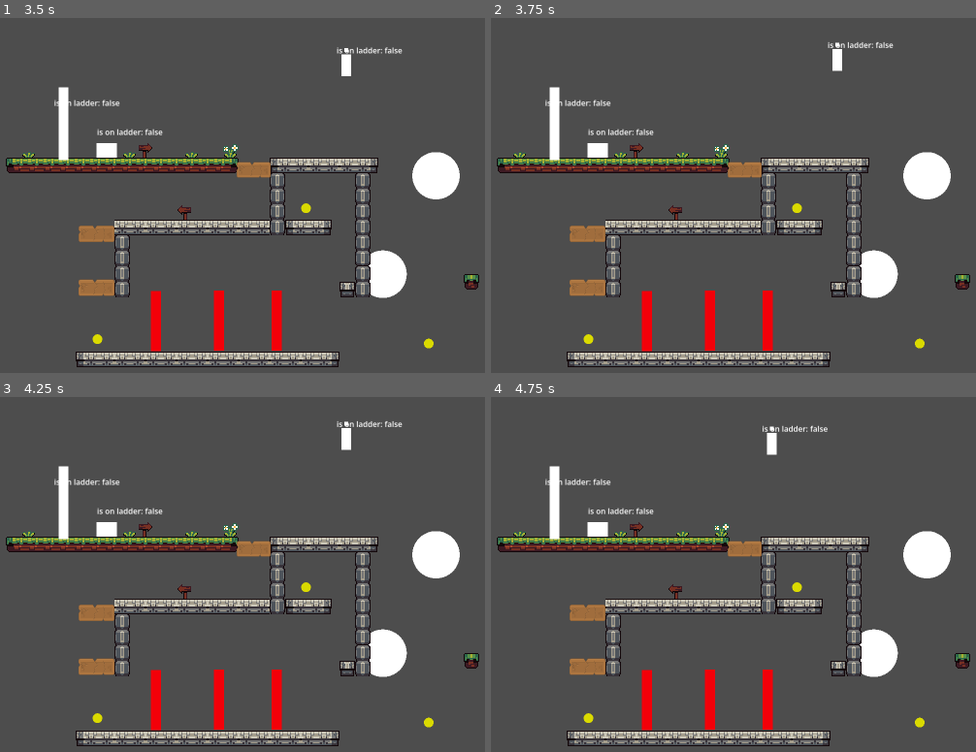
Above: before the commit, frames 1-4 (two rows, left to right).
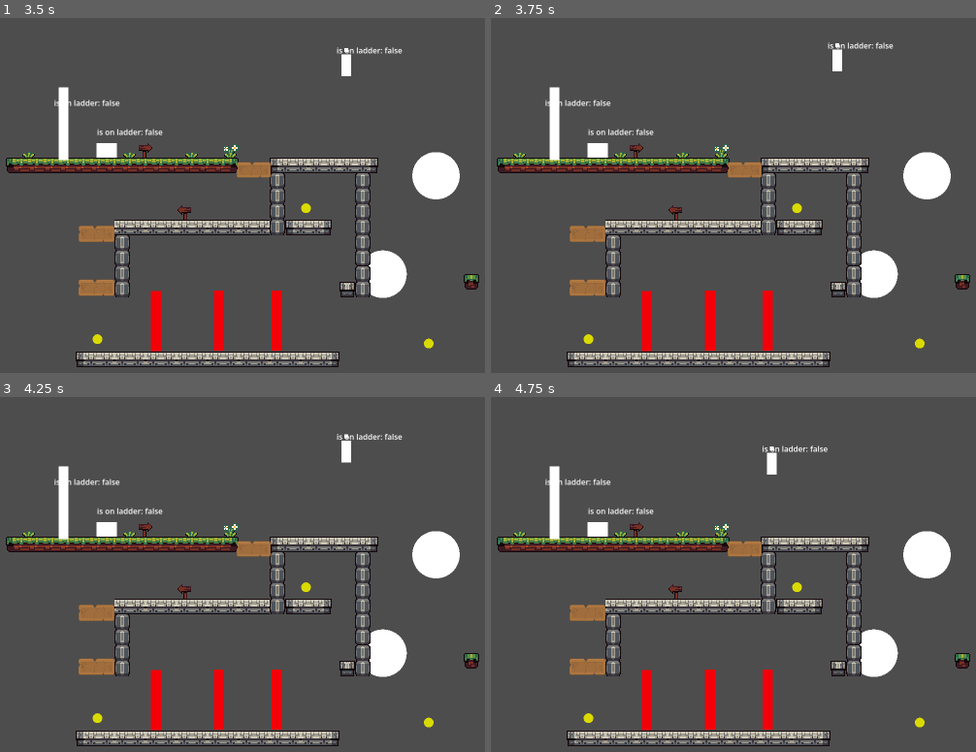
Above: after the commit, the same moments.

Repository: sighyuel/The-Cursed-Little-Pigs
Game: Godot game, scene res://test-stuff/levels/test-level.tscn
The game is run twice, just before and just after one commit, with the same random seed, the same clock (stepped at 60 frames per second) and the same inputs.
Inputs:
- Up to frame 1 (3.5 s): tap Enter at 0.5 s; hold X (Y) 0.53-1.28 s; hold C (Right Bumper) 0.53-2.03 s; tap Space (A) at 0.6, 1.55, 2, 2.1, 3.05 s; tap Up (ui_up) at 0.77, 1.52, 3.02 s; tap X (Y) at 1.35 s; hold Left (ui_left) 2.03-2.78 s; hold X (Y) 2.03-2.78 s; hold C (Right Bumper) from 2.78 s (still down); tap Z (B) at 2.85 s
- Up to frame 2 (3.75 s): keep holding C (Right Bumper); hold X (Y) from 3.53 s (still down)
- Up to frame 3 (4.25 s): keep holding C (Right Bumper); keep holding X (Y); tap Up (ui_up) at 3.77 s
- Up to frame 4 (4.75 s): release C (Right Bumper) at 4.28 s; release X (Y) at 4.28 s; hold Left (ui_left) from 4.28 s (still down); tap Space (A) at 4.35 s; tap Up (ui_up) at 4.52 s

Frame 1 is identical in both runs. In frame 2, 0.1% of the frame differs, in the area x 69-83%, y 6-16%; in frame 3, 0.4%; in frame 4, 0.5%, in the area x 56-70%, y 7-22%.

Commit message:
Fixed May's glide
-Glide doesnt boost up anymore like before

-Uses new variable "glide_fall" to track speed

Diff:
--- a/test-project/scripts/Characters/may.gd
+++ b/test-project/scripts/Characters/may.gd
@@ -9,7 +9,7 @@
 		gravity = 980
 
 	if active == 3:
-		_may_glide()
+		_may_glide(delta)
 		if _on_ladder:
 			ladder_movement(delta)
 		else:
--- a/test-project/scripts/Classes/character_class.gd
+++ b/test-project/scripts/Classes/character_class.gd
@@ -9,7 +9,6 @@
 @export var charMesh : MeshInstance2D
 #use sprite once we have sprites
 @export var sprite : Sprite2D
-@export var MAX_VELOCITY = 30.0
 @export var JUMP_VELOCITY = 300.0
 @export var acceleration = 30.0
 @onready var active = 1
@@ -20,7 +19,6 @@
 var speed = 0.0
 var max_height = 7
 var max_sprite_height = 150
-var glide = .0005
 var gravity: int = ProjectSettings.get_setting("physics/2d/default_gravity")
 var move_dir = 0.0
 var tree_mode_activated = false
@@ -34,6 +32,7 @@
 var _ladder_x_pos : float
 var _ladder_snap_weight : float = 10.0
 @export var ladder_speed : float = -20.0
+var glide_fall : int = 50
 
 func _ready():
 	add_to_group("character")
@@ -65,16 +64,9 @@
 		velocity.y = 0.0
 
 
-
-
-func set_count(new_coin_count: int) -> void:
-	coin_counter = new_coin_count
-
 func death():
 	if health <= 0:
 		queue_free()
-
-
 
 #basic movement for all piggies
 func _movement(_delta: float):
@@ -119,7 +111,8 @@
 		mesh.scale.x = 42
 
 #may's abilities
-func _may_glide():
+func _may_glide(delta):
 	if Input.is_action_pressed("Y") and not is_on_floor():
-		velocity.y = gravity * glide
-		gravity = 100
+		velocity.y += gravity * delta
+	if velocity.y >= glide_fall:
+		velocity.y = glide_fall
